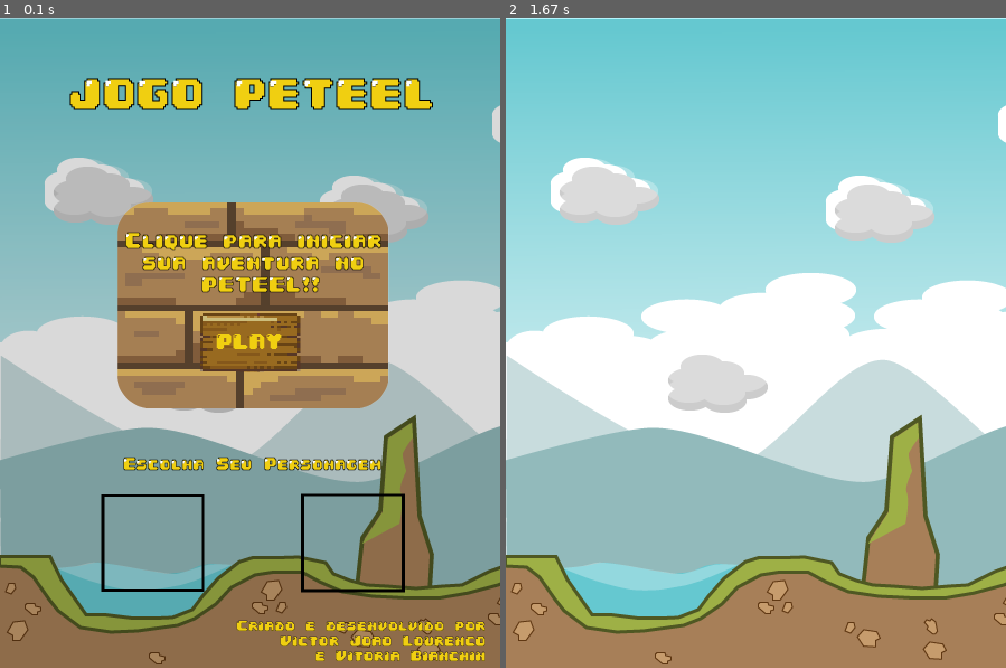
Above: before the commit, frames 1-2 (left to right).
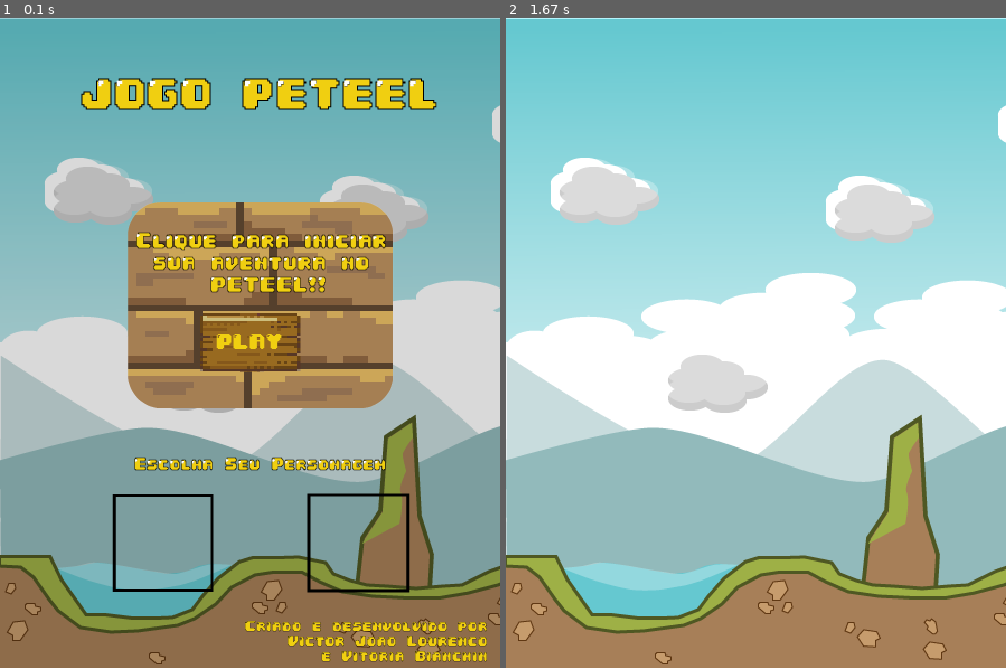
Above: after the commit, the same moments.

Repository: Victor-J-L/JOGO-PETEEL
Game: pygame game, started from esqueleto.py
Same seed, same stepped clock (60 frames per second), same inputs: the game is played once before the commit and once after it.
Inputs (mouse positions are in pixels of both pictures, inside the frame that each line leads up to):
- Up to frame 1 (0.1 s): no input
- Up to frame 2 (1.67 s): click (756, 343) at 0.38 s

The runs differ from the first frame. In frame 1, 9.6% of the frame differs, in the area x 13-98%, y 9-100%; in frame 2, nothing differs.

Commit message:
corrigido erro de fundo

Diff:
--- a/esqueleto.py
+++ b/esqueleto.py
@@ -21,7 +21,7 @@
     botao = pygame.Rect((200, 362, 100, 50))
 
     #IMAGENS
-    pag_inicial = pygame.image.load("Imagens/Página inicial/paginicial.png")
+    pag_inicial = pygame.image.load("Imagens/Página inicial/paginainicial.png")
     sp_paginicial = pygame.sprite.Sprite()
     sp_paginicial.pag_inicial = pag_inicial
     sp_paginicial.rect = pag_inicial.get_rect()
Binary file added: Imagens/Página inicial/paginainicial.png
Binary file added: Imagens/Página inicial/woodTexture.png
